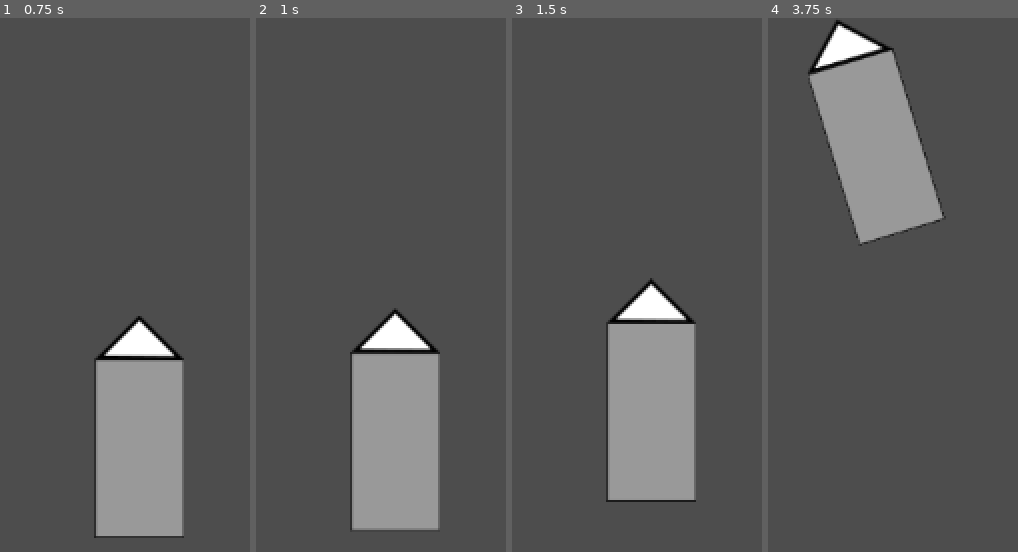
Above: before the commit, frames 1-4 (left to right).
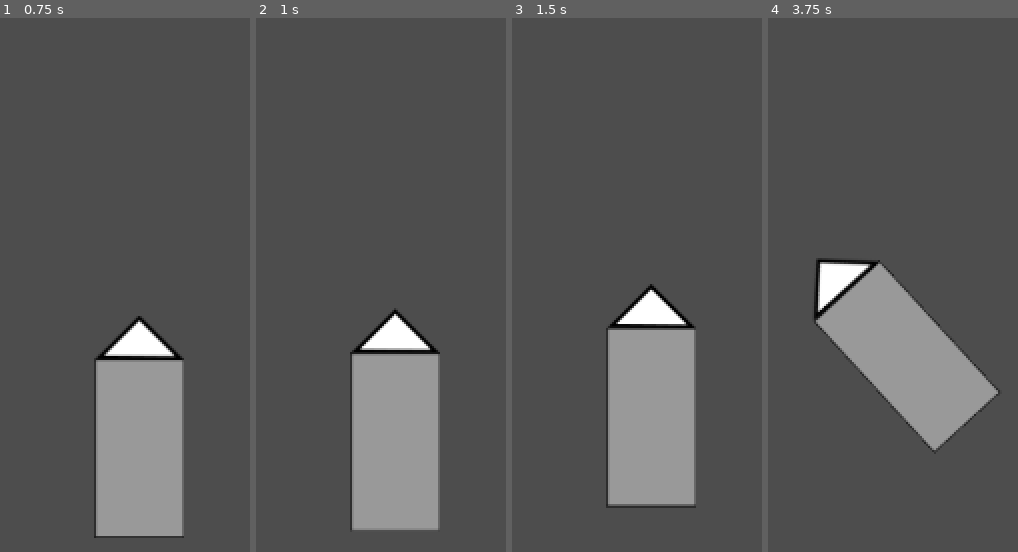
Above: after the commit, the same moments.

Repository: speregil/ProjectAsteroids
Game: Godot game, scene res://Scenes/test_scene.tscn
Same seed, same stepped clock (60 frames per second), same inputs: the game is played once before the commit and once after it. This scene is started directly instead of the project's main scene.
Inputs:
- Up to frame 1 (0.75 s): tap Enter at 0.5 s; hold W (accelerate) from 0.53 s (still down); hold S (break) from 0.53 s (still down)
- Up to frame 2 (1 s): keep holding W (accelerate); keep holding S (break)
- Up to frame 3 (1.5 s): keep holding W (accelerate); release S (break) at 1.28 s; tap S (break) at 1.35 s
- Up to frame 4 (3.75 s): release W (accelerate) at 2.03 s; hold S (break) 2.03-2.78 s; hold A (rotate_left) from 2.03 s (still down); tap S (break) at 2.85 s; hold S (break) from 3.53 s (still down)

Frame 1 is identical in both runs. In frame 2, 0.2% of the frame differs, in the area x 41-70%, y 55-63%; in frame 3, 1.7%; in frame 4, 26%, in the area x 16-93%, y 0-82%.

Commit message:
Acceleration, rotation and break

Diff:
--- a/projectasteroids/Scripts/ship.gd
+++ b/projectasteroids/Scripts/ship.gd
@@ -2,13 +2,23 @@
 
 @export var thrust_increase: float = 1.0
 @export var max_thrust: float = 5.0
-@export var rotation_speed: float = 10.0
+@export var rotation_speed: float = 25.0
+@export var friction: float = 0.25
+@export var break_force: float = 1.0
 
 var current_thrust: float = 0.0
 
 func _process(delta: float) -> void:
+	ProcessInput(delta)
+	Move()
+	Friction(delta)
+	print(current_thrust)
+
+func ProcessInput(delta:float) -> void:
 	if Input.is_action_pressed("accelerate"):
 		current_thrust += thrust_increase * delta if current_thrust < max_thrust else 0.0
+	elif Input.is_action_pressed("break"):
+		current_thrust = current_thrust - (break_force * delta) if current_thrust >= break_force else 0.0
 
 	if Input.is_action_pressed("rotate_left"):
 		rotation_degrees -= rotation_speed * delta
@@ -16,5 +26,9 @@
 	if Input.is_action_pressed("rotate_right"):
 		rotation_degrees += rotation_speed * delta
 
-	var velocity = transform.y * current_thrust * -1
+func Move() -> void:
+	velocity = transform.y * current_thrust * -1
 	move_and_collide(velocity)
+
+func Friction(delta: float) -> void:
+	current_thrust -= (friction * delta) if current_thrust >= friction else 0.0
